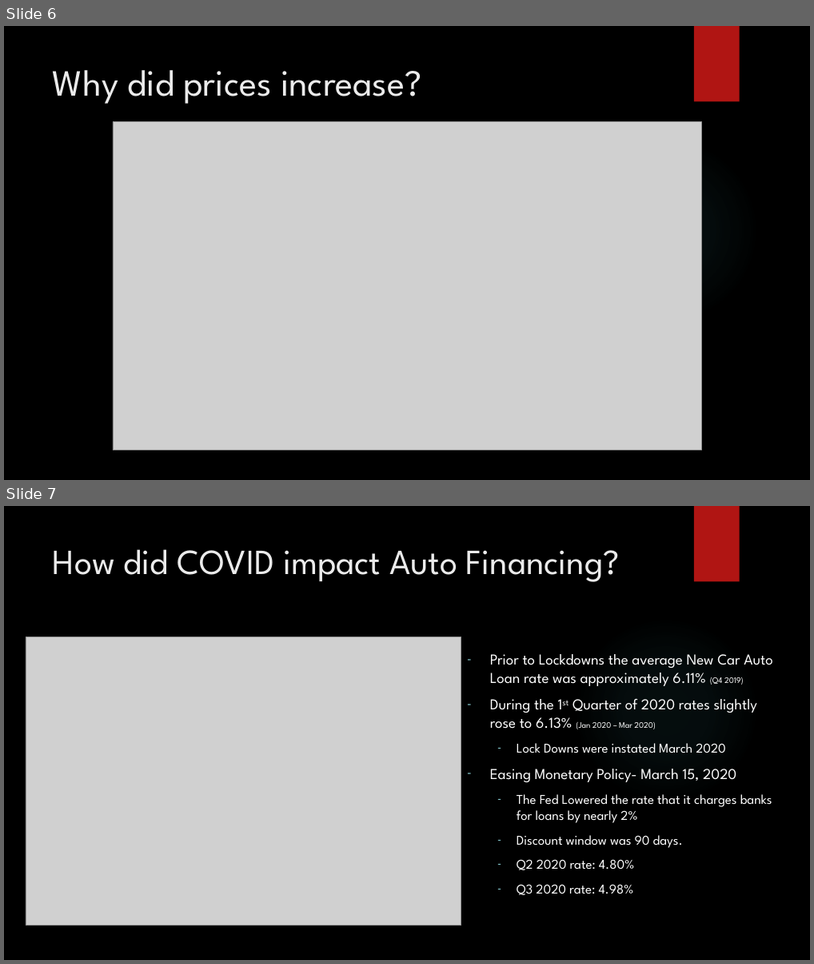
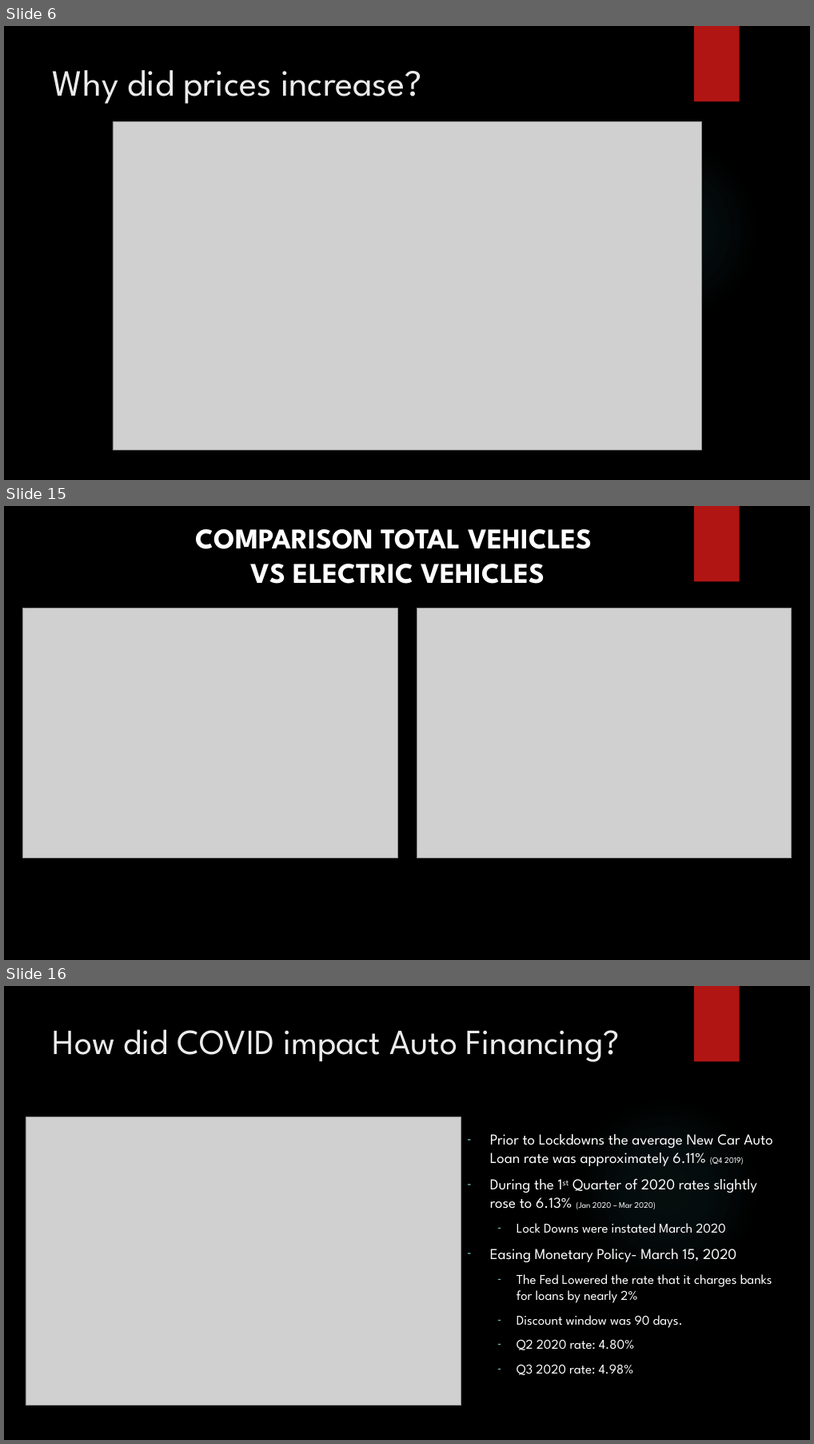
Before and after one commit to T800-101A/Impact_Vehicule_COVID-19, a slide deck: Project 1 Presentation .pptx. Shown one above the other, each under a label of ours: slides 6 and 7 before the commit, slides 6, 15 and 16 after it; the slides between them are not shown. The pictures are 814x964 and 814x1444 pixels, drawn with LibreOffice and Linux fonts; fonts in the diff are those of the drawing; grey boxes stand for pictures; background and template pictures are left out. Boxes give left, top, right and bottom in pixels: in the first picture for what was removed or moved away, otherwise in the second. Text is boxed around its words. In the diff, an @@ line names an element or a change of style, - is before the commit and + after.

Commit message:
updating presentation

```diff
--- a/Project 1 Presentation .pptx
+++ b/Project 1 Presentation .pptx
@@ slide 15 added at [4, 506, 810, 960], background picture (left out); not listed: 1 template element that a slide beside it also shows @@
@@ text added at [196, 529, 593, 584], 34 pt, text #FFFFFF, bold @@
+COMPARISON TOTAL VEHICLES
+VS ELECTRIC VEHICLES
@@ picture added at [23, 608, 398, 857] @@
@@ picture added at [417, 608, 791, 857] @@
@@ what was slide 7 is now slide 16 @@
```
Also in this commit, not shown: 8 other slides added.
